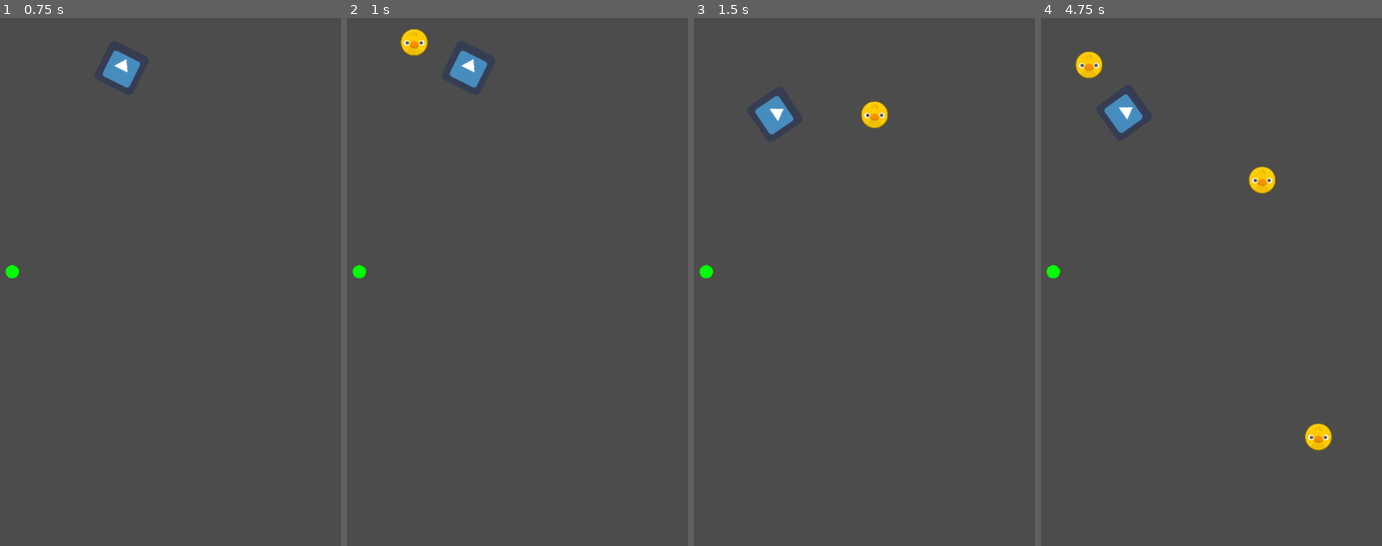
Above: before the commit, frames 1-4 (left to right).
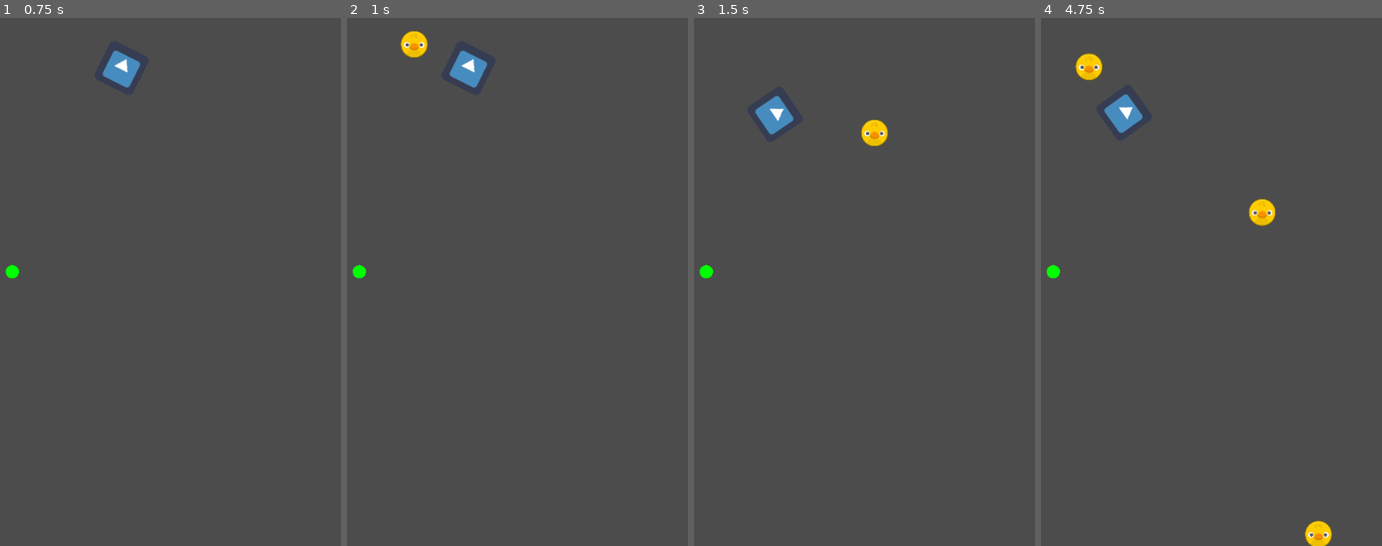
Above: after the commit, the same moments.

Repository: doctor-g/GGJ21
Game: Godot game, scene res://src/Level.tscn
The game is run twice, just before and just after one commit, with the same random seed, the same clock (stepped at 60 frames per second) and the same inputs. The engine's default icon, where the game draws it, is replaced by a stand-in: a white triangle on a blue panel in a dark square.
Inputs (mouse positions are in pixels of both pictures, inside the frame that each line leads up to):
- Up to frame 1 (0.75 s): tap Enter at 0.5 s; move the mouse to (153, 250) at 0.52 s; click (153, 250) at 0.67 s
- Up to frame 2 (1 s): no input
- Up to frame 3 (1.5 s): move the mouse to (outside the picture) at 1.27 s; click (outside the picture) at 1.42 s
- Up to frame 4 (4.75 s): move the mouse to (1116, 160) at 2.02 s; click (1116, 160) at 2.17 s; move the mouse to (outside the picture) at 2.77 s; click (outside the picture) at 2.92 s; move the mouse to (1249, 361) at 3.52 s; click (1249, 361) at 3.67 s; move the mouse to (outside the picture) at 4.27 s; click (outside the picture) at 4.42 s

Frame 1 is identical in both runs. In frame 2, 0.2% of the frame differs, in the area x 15-24%, y 2-8%; in frame 3, 0.5%; in frame 4, 1.5%, in the area x 10-86%, y 6-100%.

Commit message:
Double default gravity

Diff:
--- a/project/project.godot
+++ b/project/project.godot
@@ -29,6 +29,10 @@
 window/size/width=1000
 window/size/height=800
 
+[physics]
+
+2d/default_gravity=200
+
 [rendering]
 
 quality/driver/driver_name="GLES2"
